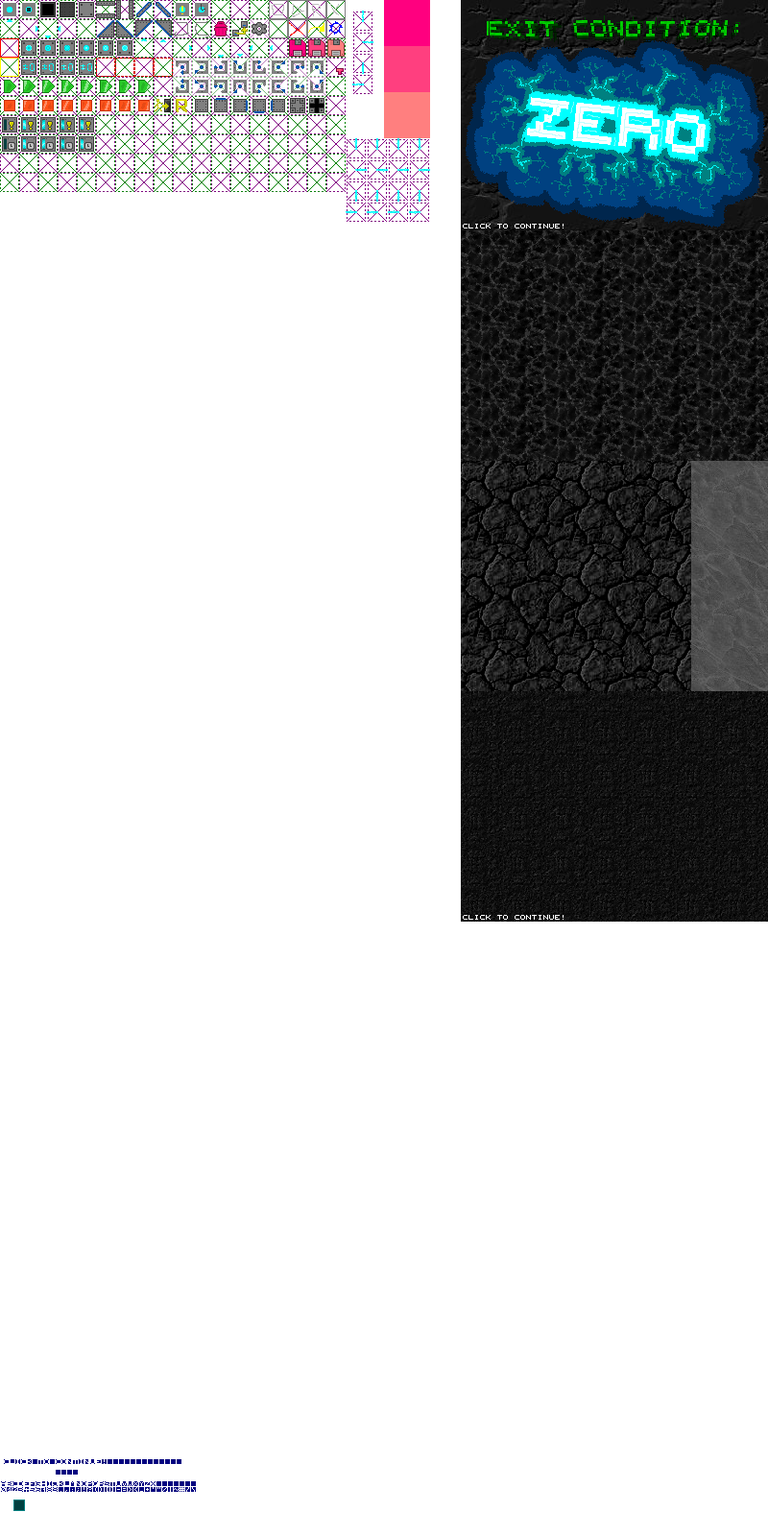
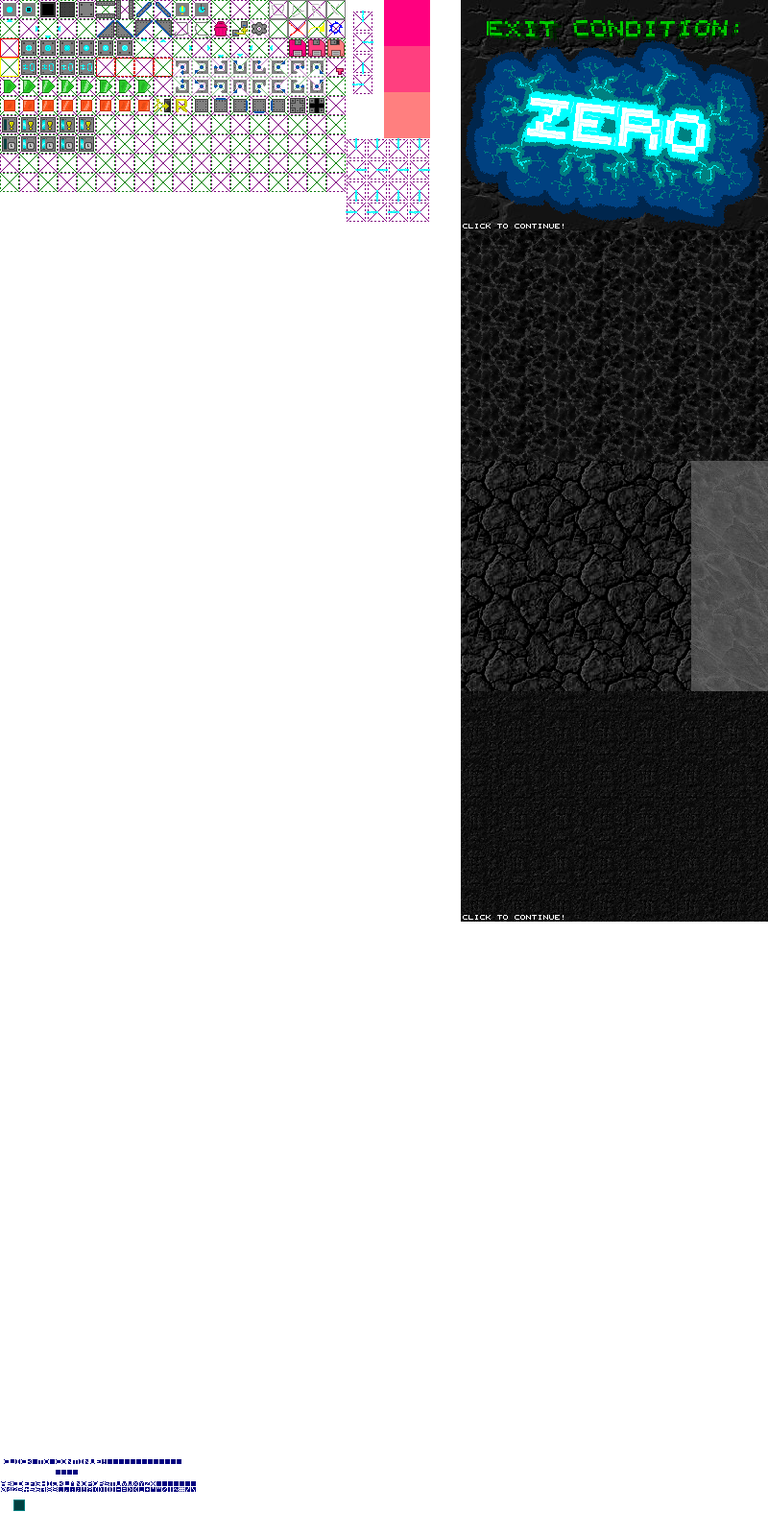
Before/after of a 768x1536 layered artwork. What changed in the layer stack:
painted on "stuff" over [312, 39, 340, 46]
